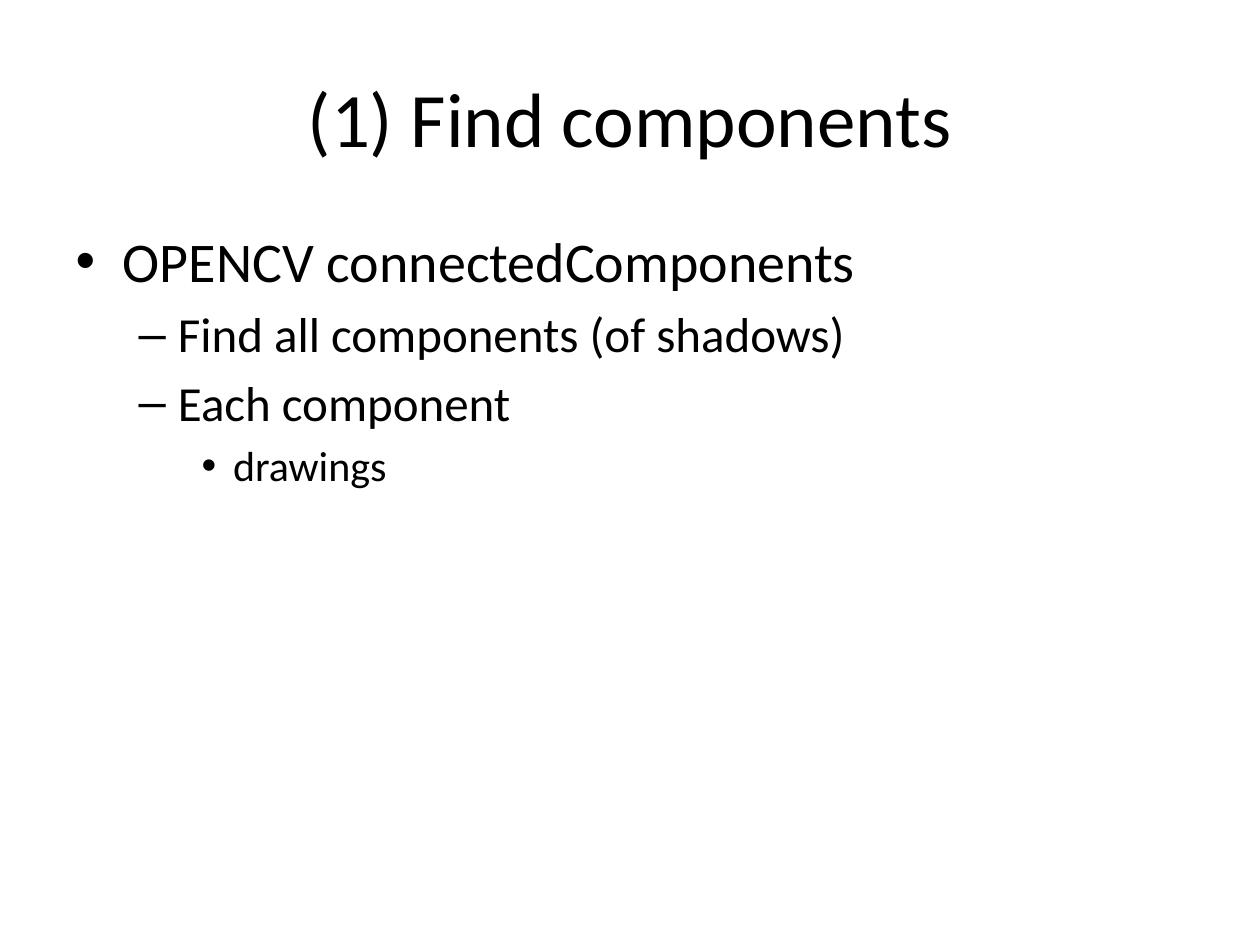
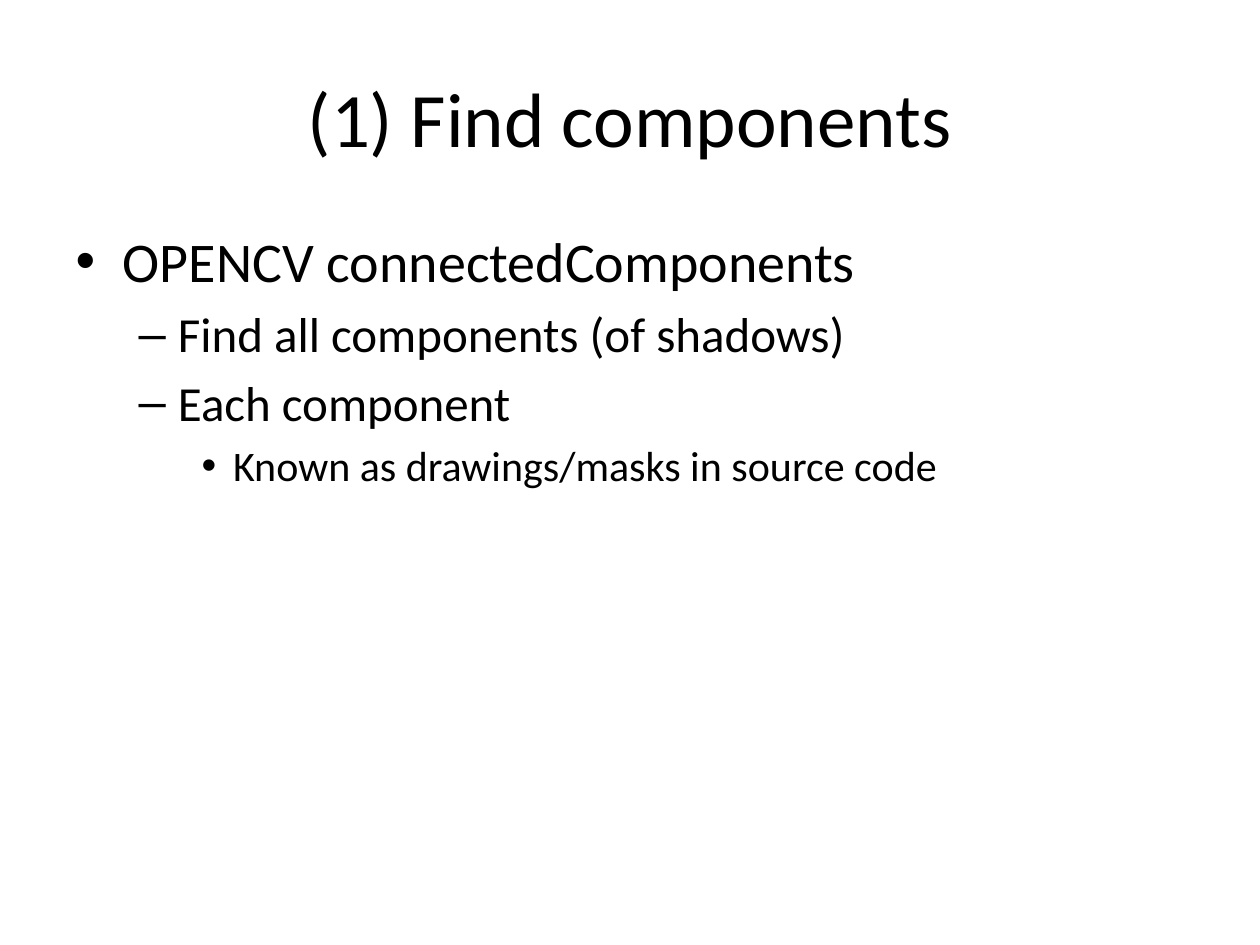
Before and after one commit to myIMT/ConsoleApplication5, a slide deck: slide 4 of ConsoleApplication5/20170118_POA.pptx (slide 3 before the commit). Drawn at 1260x945 pixels with LibreOffice and Linux fonts; fonts in the diff are those of the drawing. Boxes give left, top, right and bottom in pixels: in the first picture for what was removed or moved away, otherwise in the second. Text is boxed around its words. In the diff, an @@ line names an element or a change of style, - is before the commit and + after.

Commit message:
WIP: Storing all pixel related to bins in bins - example store all pixels (from Canny Image) that relate to bin 0-5. Do this for all bins. Once done, count pixels in each bin and find maximum. plot pixels that belong to maximum bin with colour. If colour plotted pixels make up entire component, then that maximum bin is components angle. DO THIS FOR ALL COMPONENTS

```diff
--- a/ConsoleApplication5/20170118_POA.pptx
+++ b/ConsoleApplication5/20170118_POA.pptx
@@ text at box(233, 451, 937, 489): text changed @@
-    • drawings
+    • Known as drawings/masks in source code
```
Also in this commit, not shown: 1 slide added, 41 other files.
